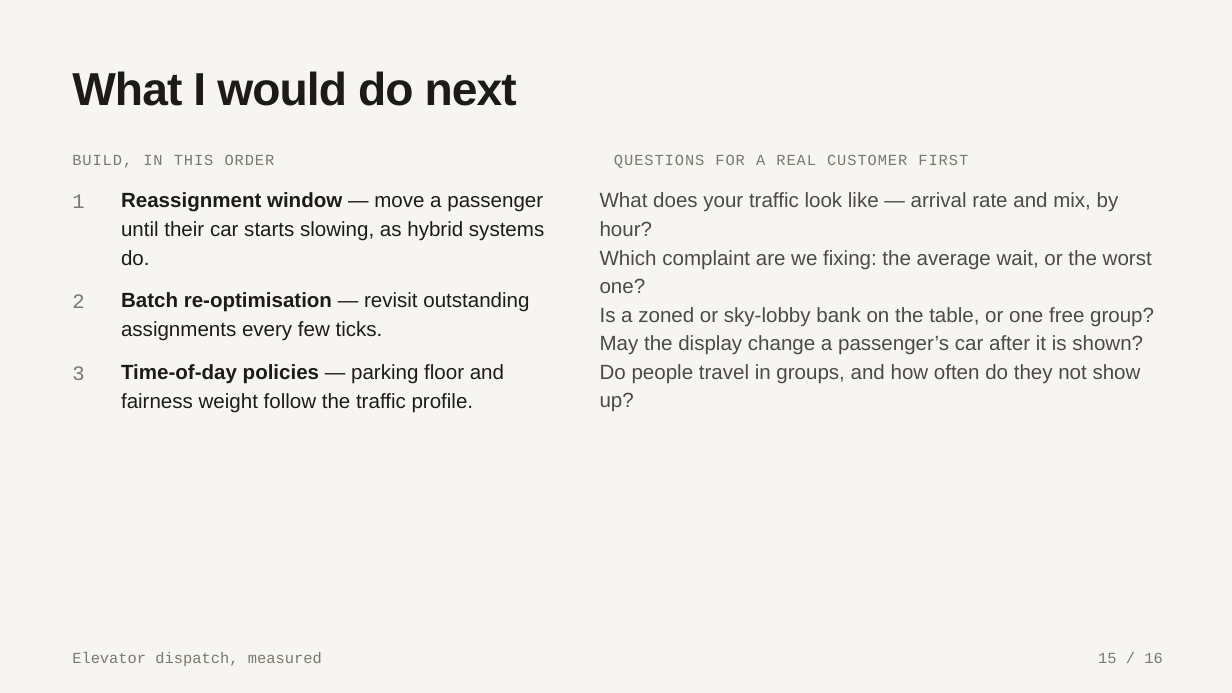
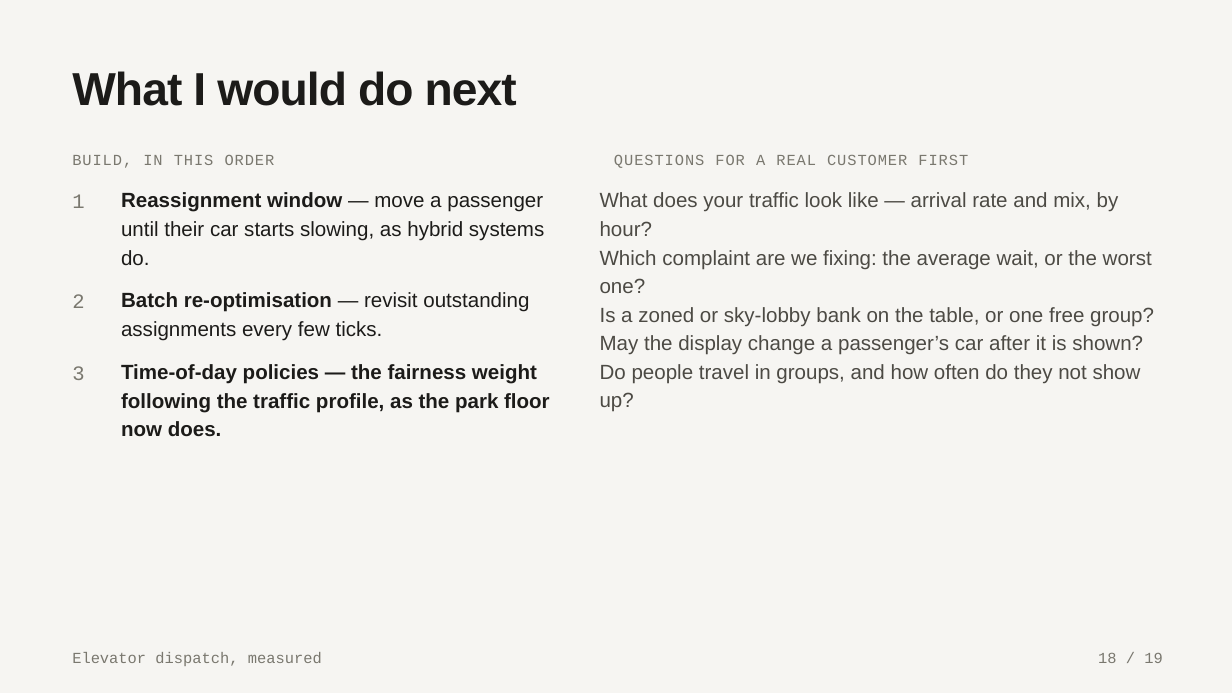
Before and after one commit to samuelgregorovic/elevator-dispatch-sim, a slide deck: slide 18 of docs/presentation/elevator-dispatch.pptx (slide 15 before the commit). Drawn at 1232x693 pixels with LibreOffice and Linux fonts; fonts in the diff are those of the drawing. Boxes give left, top, right and bottom in pixels: in the first picture for what was removed or moved away, otherwise in the second. Text is boxed around its words. In the diff, an @@ line names an element or a change of style, - is before the commit and + after.

```diff
--- a/docs/presentation/elevator-dispatch.pptx
+++ b/docs/presentation/elevator-dispatch.pptx
@@ text at (x1=121, y1=364, x2=550, y2=437): text changed; bold on @@
-Time-of-day policies — parking floor and fairness weight follow the traffic profile.
+Time-of-day policies — the fairness weight following the traffic profile, as the park floor now does.
@@ text at (x1=1098, y1=653, x2=1162, y2=663): text changed @@
-15 / 16
+18 / 19
```
Also in this commit, not shown: 15 other slides changed, 3 slides added, 2 other files.
